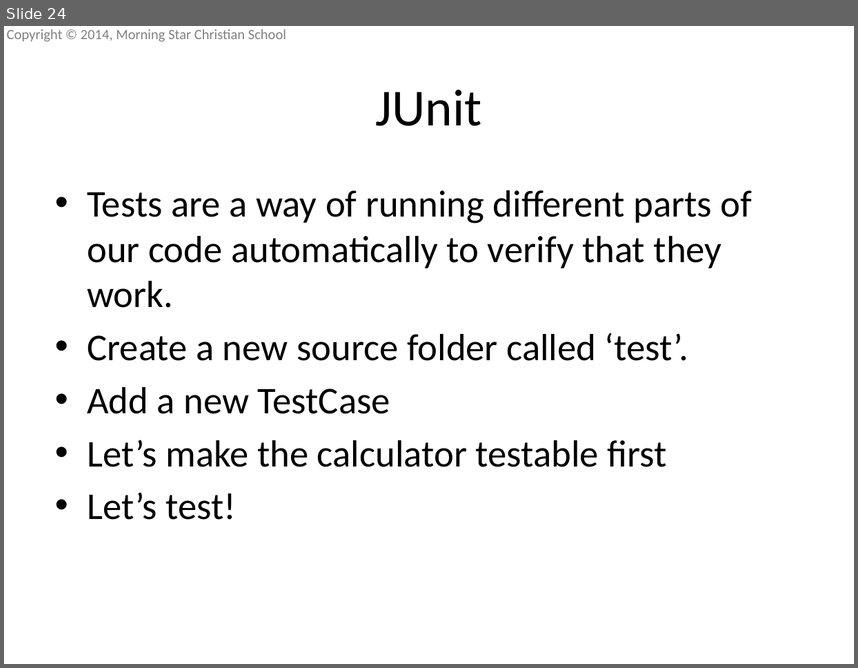
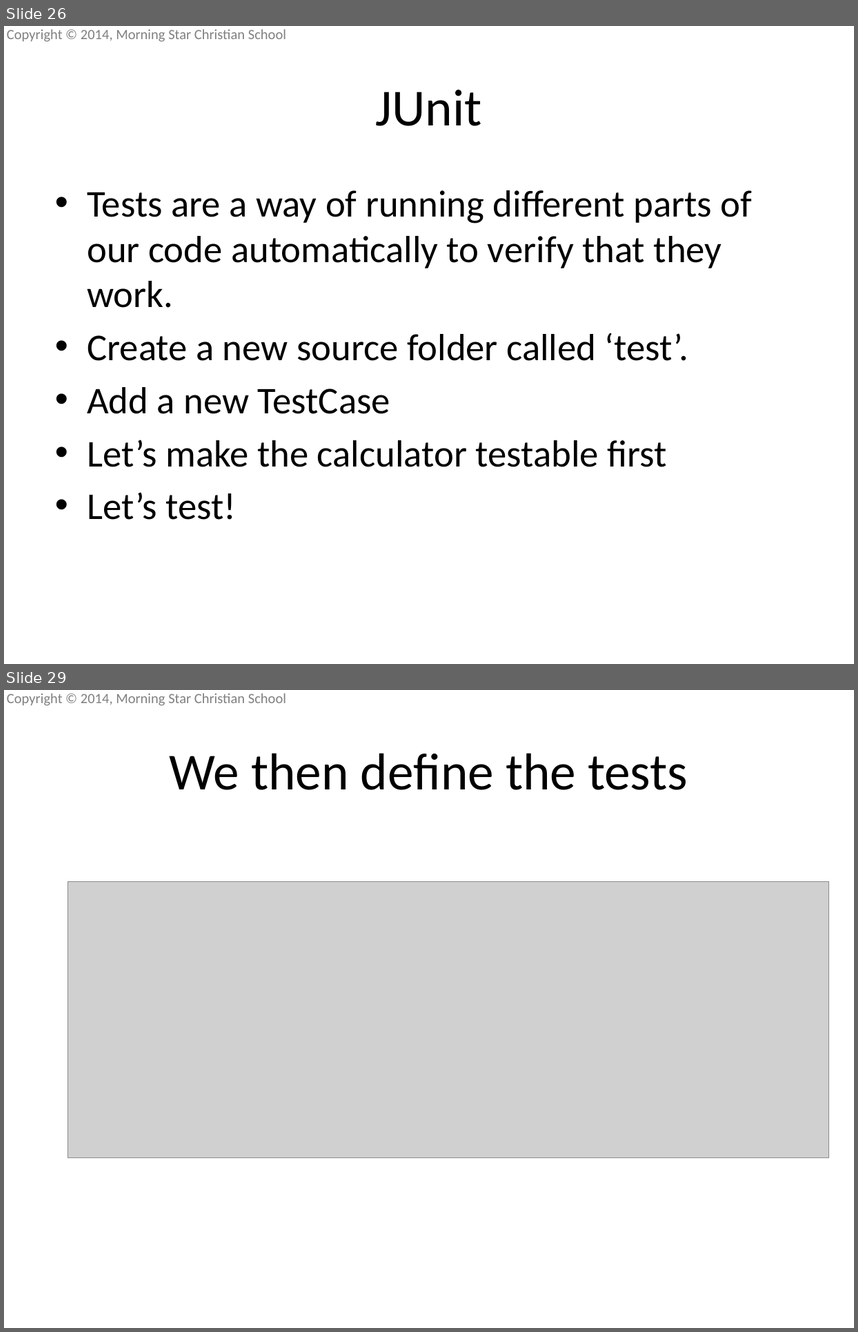
Before and after one commit to mscsbend/presentations, a slide deck: Lesson 3.pptx. Shown one above the other, each under a label of ours: slide 24 before the commit, slides 26 and 29 after it; the slides between them are not shown. The pictures are 858x668 and 858x1332 pixels, drawn with LibreOffice and Linux fonts; fonts in the diff are those of the drawing; grey boxes stand for pictures; background and template pictures are left out. Boxes give left, top, right and bottom in pixels: in the first picture for what was removed or moved away, otherwise in the second. Text is boxed around its words. In the diff, an @@ line names an element or a change of style, - is before the commit and + after.

```diff
--- a/Lesson 3.pptx
+++ b/Lesson 3.pptx
@@ slide 29 added at [4,690,854,1328], background picture (left out); not listed: 1 template element that a slide beside it also shows @@
@@ title added at [170,753,688,790], 44 pt, text #000000 @@
+We then define the tests
@@ picture added at [67,881,829,1158] @@
@@ what was slide 24 is now slide 26 @@
```
Also in this commit, not shown: 7 slides changed, 7 other slides added.
